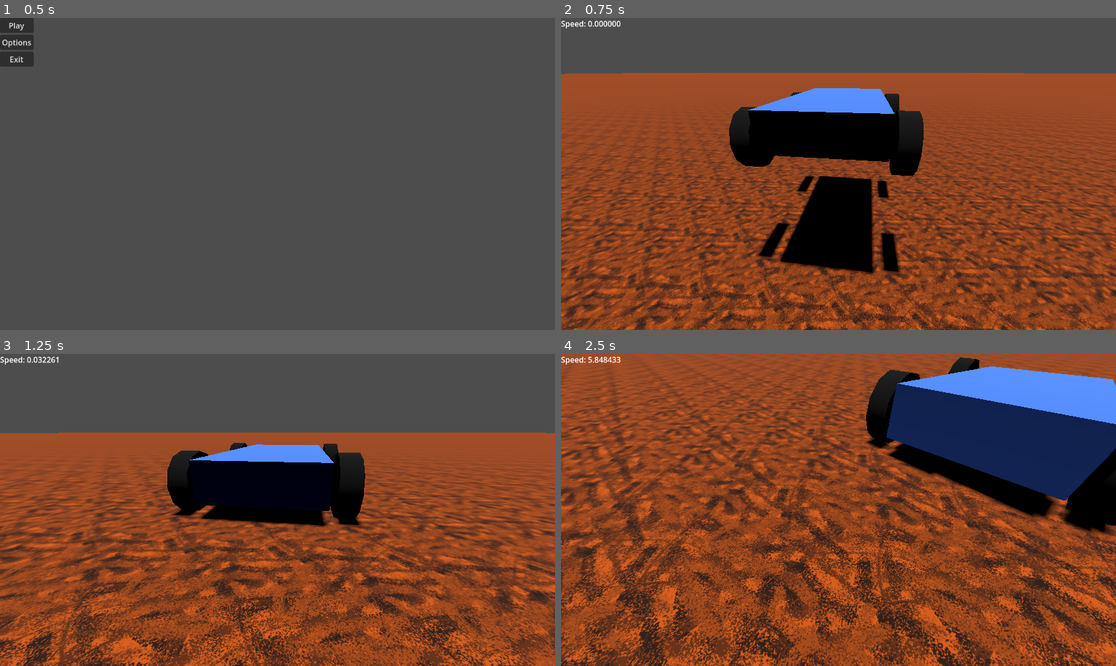
Above: before the commit, frames 1-4 (two rows, left to right).
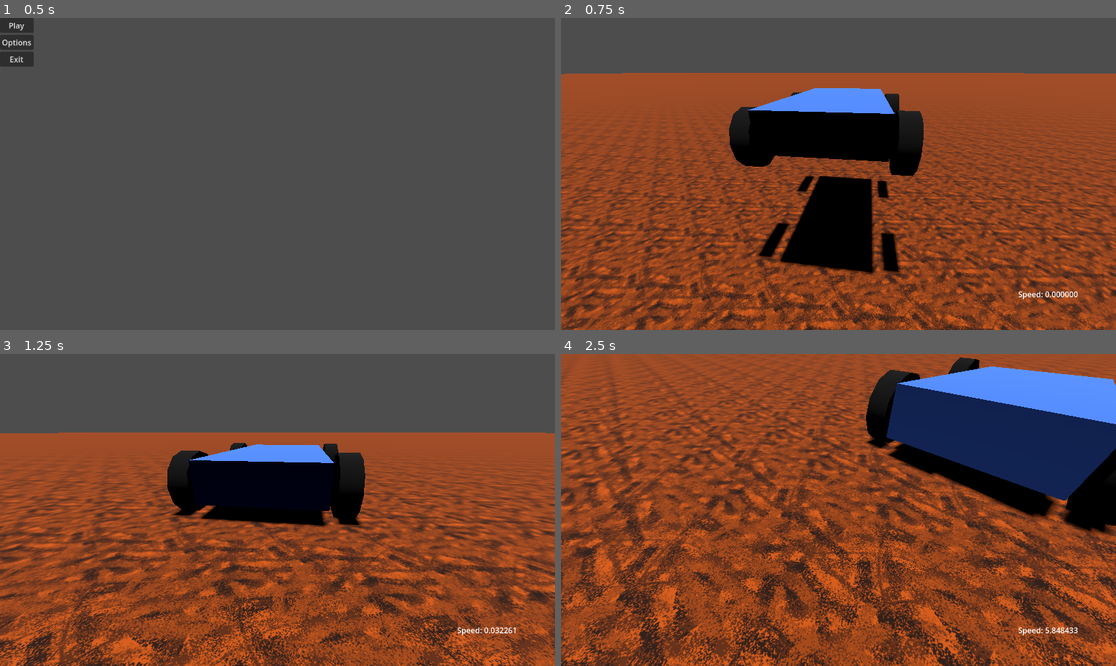
Above: after the commit, the same moments.

Repository: Aadniz/pqcrg
Game: Godot game, scene res://main_menu.tscn
The game is run twice, just before and just after one commit, with the same random seed, the same clock (stepped at 60 frames per second) and the same inputs.
Inputs:
- Up to frame 1 (0.5 s): no input
- Up to frame 2 (0.75 s): click "Play" at 0.5 s
- Up to frame 3 (1.25 s): no input
- Up to frame 4 (2.5 s): hold D (right) 1.28-2.03 s; hold S (backward) from 2.03 s (still down)

Frame 1 is identical in both runs. In frame 2, 0.3% of the frame differs, in the area x 0-94%, y 0-91%; in frame 3, 0.2%; in frame 4, 0.3%.

Commit message:
changed speedometer placement

Diff:
--- a/prototypegame/game.tscn
+++ b/prototypegame/game.tscn
@@ -73,7 +73,13 @@
 script = ExtResource("6_im845")
 
 [node name="Label" type="Label" parent="."]
-offset_right = 40.0
-offset_bottom = 23.0
+anchors_preset = -1
+anchor_right = 0.932292
+anchor_bottom = 0.902778
+size_flags_horizontal = 3
+size_flags_vertical = 3
+horizontal_alignment = 2
+vertical_alignment = 2
+metadata/_edit_use_anchors_ = true
 
 [connection signal="body_entered" from="goal" to="goal" method="_on_body_entered"]
